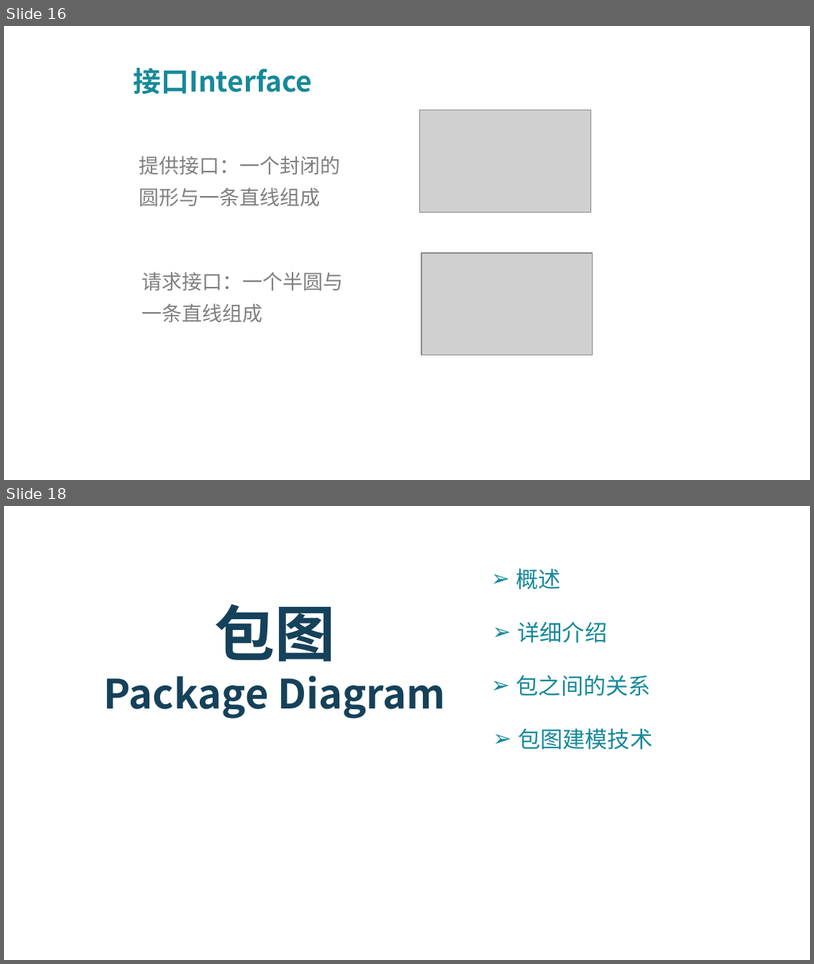
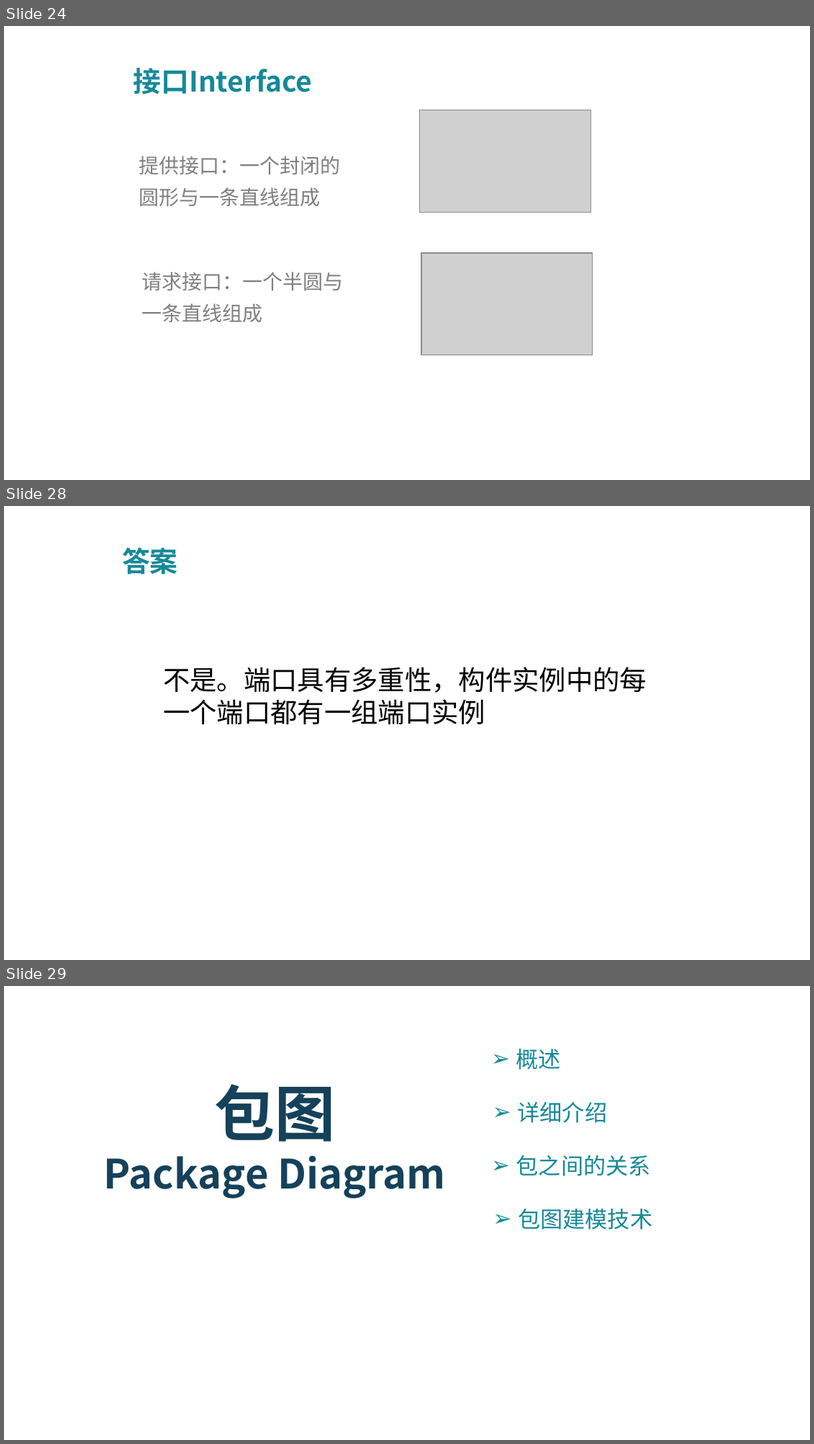
Before and after one commit to PRD2018-G03/PRD2018-G03-SoftwareEngineeringProject, a slide deck: PPT模板及制作/UML基础III翻转PPT.pptx. Shown one above the other, each under a label of ours: slides 16 and 18 before the commit, slides 24, 28 and 29 after it; the slides between them are not shown. The pictures are 814x964 and 814x1444 pixels, drawn with LibreOffice and Linux fonts; fonts in the diff are those of the drawing; grey boxes stand for pictures; background and template pictures are left out. Boxes give left, top, right and bottom in pixels: in the first picture for what was removed or moved away, otherwise in the second. Text is boxed around its words. In the diff, an @@ line names an element or a change of style, - is before the commit and + after.

```diff
--- a/PPT模板及制作/UML基础III翻转PPT.pptx
+++ b/PPT模板及制作/UML基础III翻转PPT.pptx
@@ slide 28 added at (4, 506, 810, 960), background picture (left out) @@
@@ text added at (122, 547, 178, 574), 25 pt, text #168999, bold @@
+答案
@@ text added at (163, 667, 647, 724), 24 pt, text #000000 @@
+不是。端口具有多重性，构件实例中的每一个端口都有一组端口实例
@@ what was slide 16 is now slide 24 @@
@@ what was slide 18 is now slide 29 @@
```
Also in this commit, not shown: 21 slides changed, 14 other slides added, 1 slide removed.
